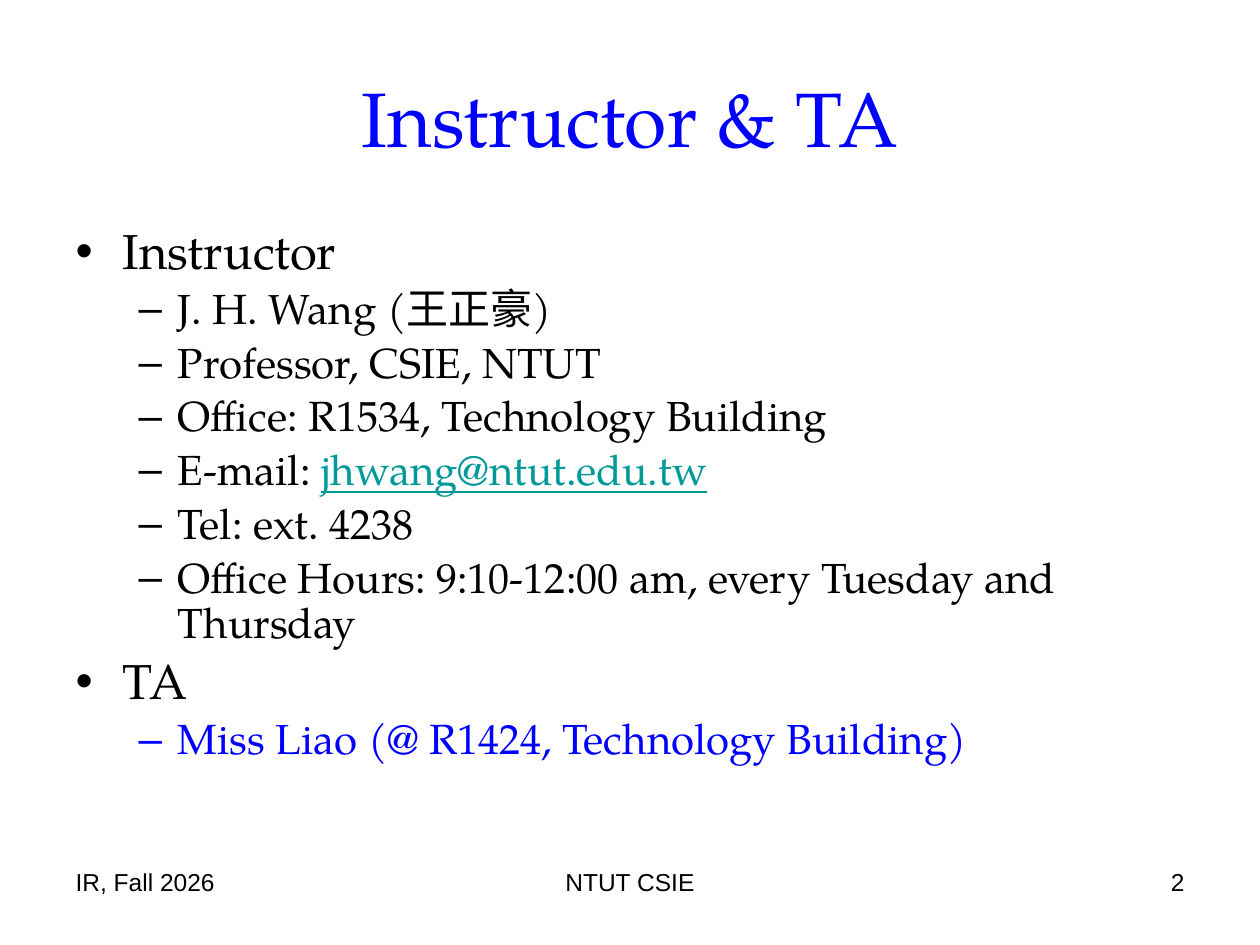
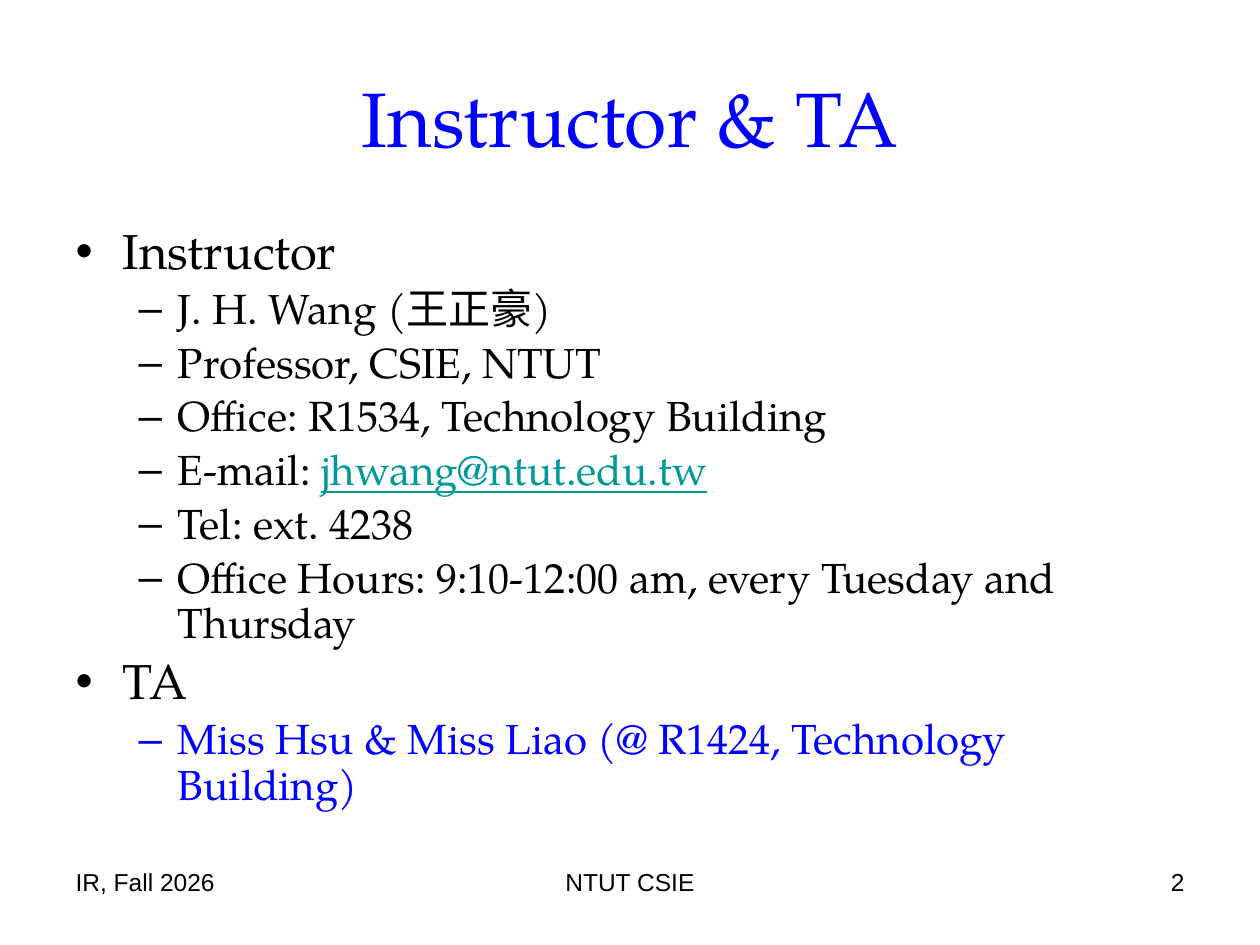
Before and after one commit to chriswjh/chriswjh.github.io, a slide deck: slide 2 of IR/00-intro.pptx. Drawn at 1260x945 pixels with LibreOffice and Linux fonts; fonts in the diff are those of the drawing. Boxes give left, top, right and bottom in pixels: in the first picture for what was removed or moved away, otherwise in the second. Text is boxed around its words. In the diff, an @@ line names an element or a change of style, - is before the commit and + after.

```diff
--- a/IR/00-intro.pptx
+++ b/IR/00-intro.pptx
@@ text at (x1=178, y1=723, x2=1006, y2=812): text changed @@
-  – Miss Liao (@ R1424, Technology Building)
+  – Miss Hsu & Miss Liao (@ R1424, Technology Building)
```
Also in this commit, not shown: 4 other slides changed, 6 slides added, 2 other files.
